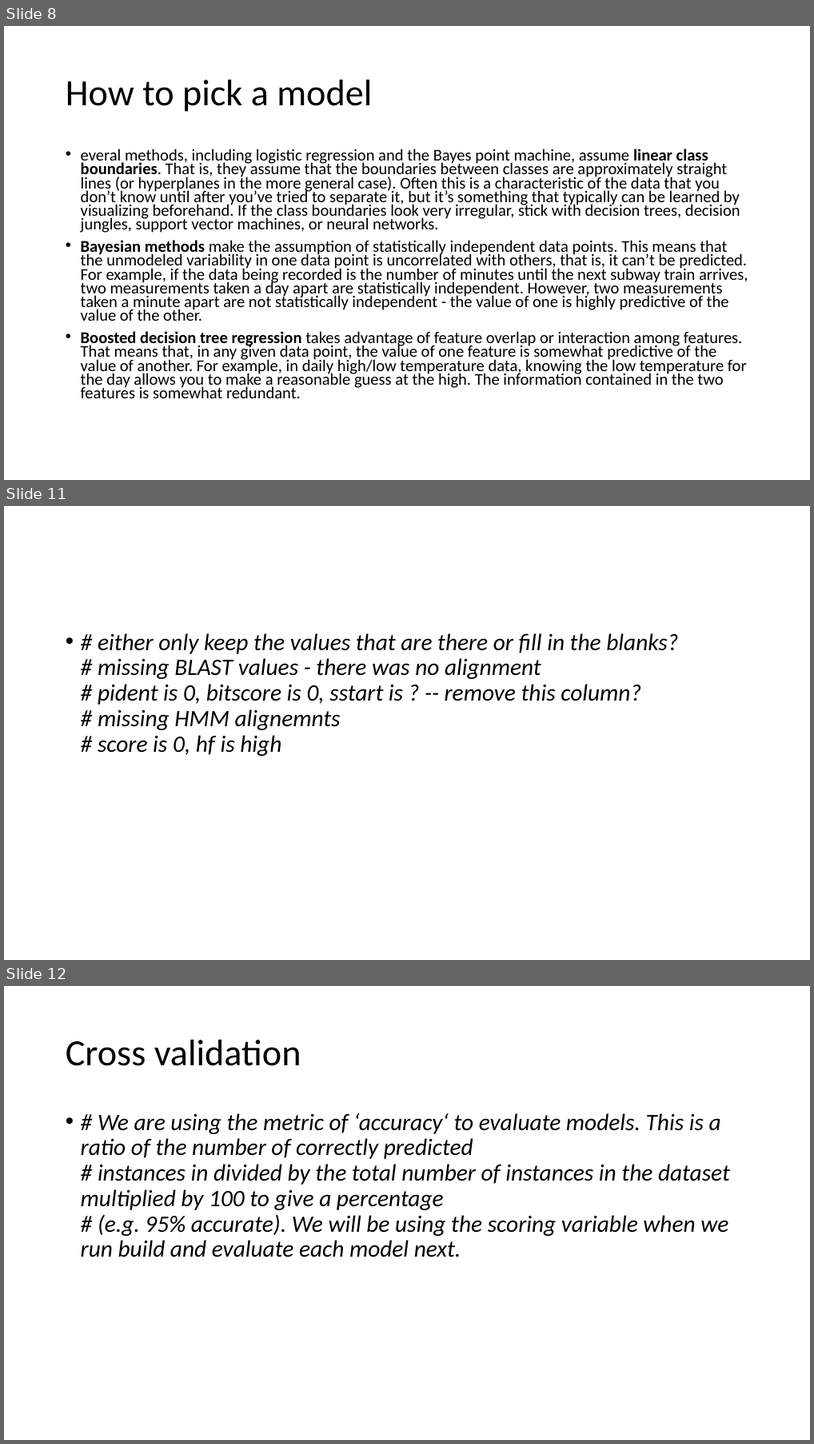
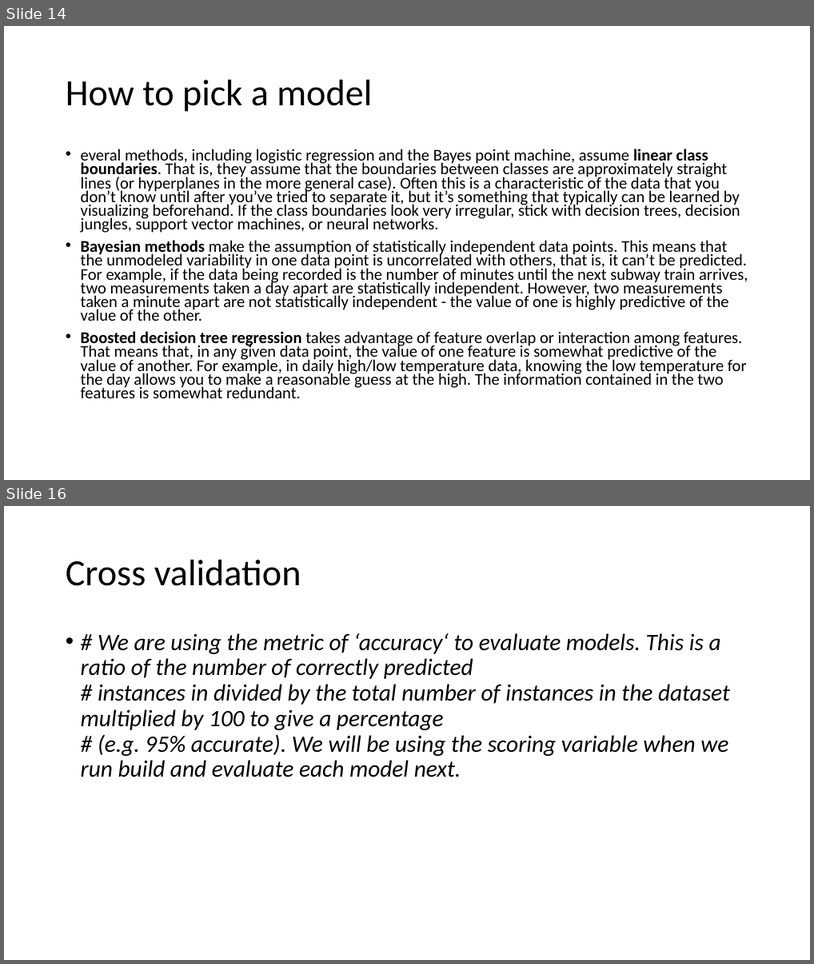
Before and after one commit to JoannaDrx/protein-classification, a slide deck: drugpro-jd.pptx. Shown one above the other, each under a label of ours: slides 8, 11 and 12 before the commit, slides 14 and 16 after it; the slides between them are not shown. The pictures are 814x1444 and 814x964 pixels, drawn with LibreOffice and Linux fonts; fonts in the diff are those of the drawing. Boxes give left, top, right and bottom in pixels: in the first picture for what was removed or moved away, otherwise in the second. Text is boxed around its words. In the diff, an @@ line names an element or a change of style, - is before the commit and + after.

```diff
--- a/drugpro-jd.pptx
+++ b/drugpro-jd.pptx
@@ slide 11 removed at bbox=[4, 506, 810, 960], background #FFFFFF @@
@@ text removed at bbox=[98, 633, 678, 756] @@
-• # either only keep the values that are there or fill in the blanks?
-  # missing BLAST values - there was no alignment
-  # pident is 0, bitscore is 0, sstart is ? -- remove this column?
-  # missing HMM alignemnts
-  # score is 0, hf is high
@@ what was slide 8 is now slide 14 @@
@@ what was slide 12 is now slide 16 @@
```
Also in this commit, not shown: 4 slides changed, 10 slides added, 6 other slides removed, 10 other files.
